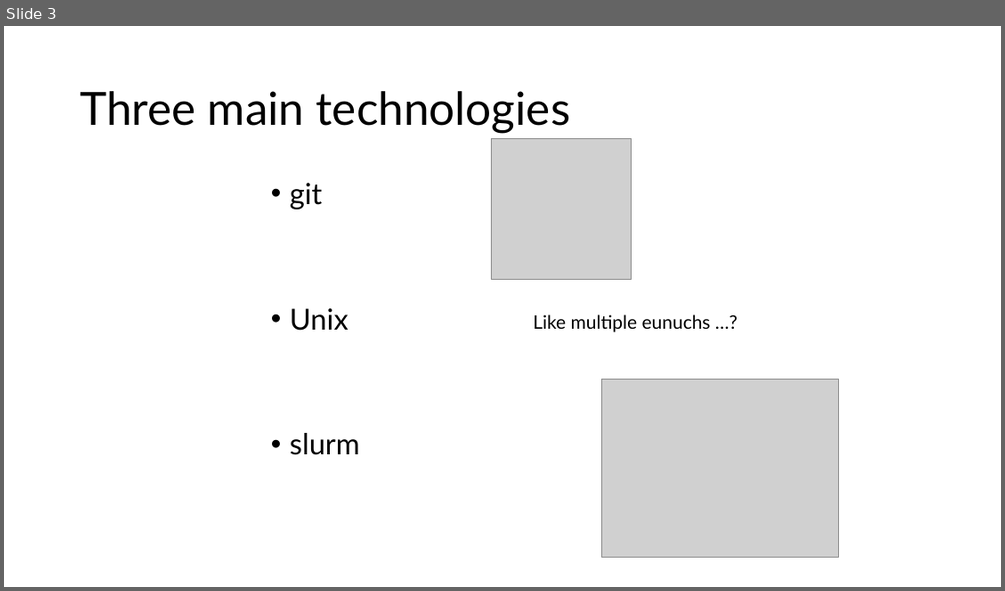
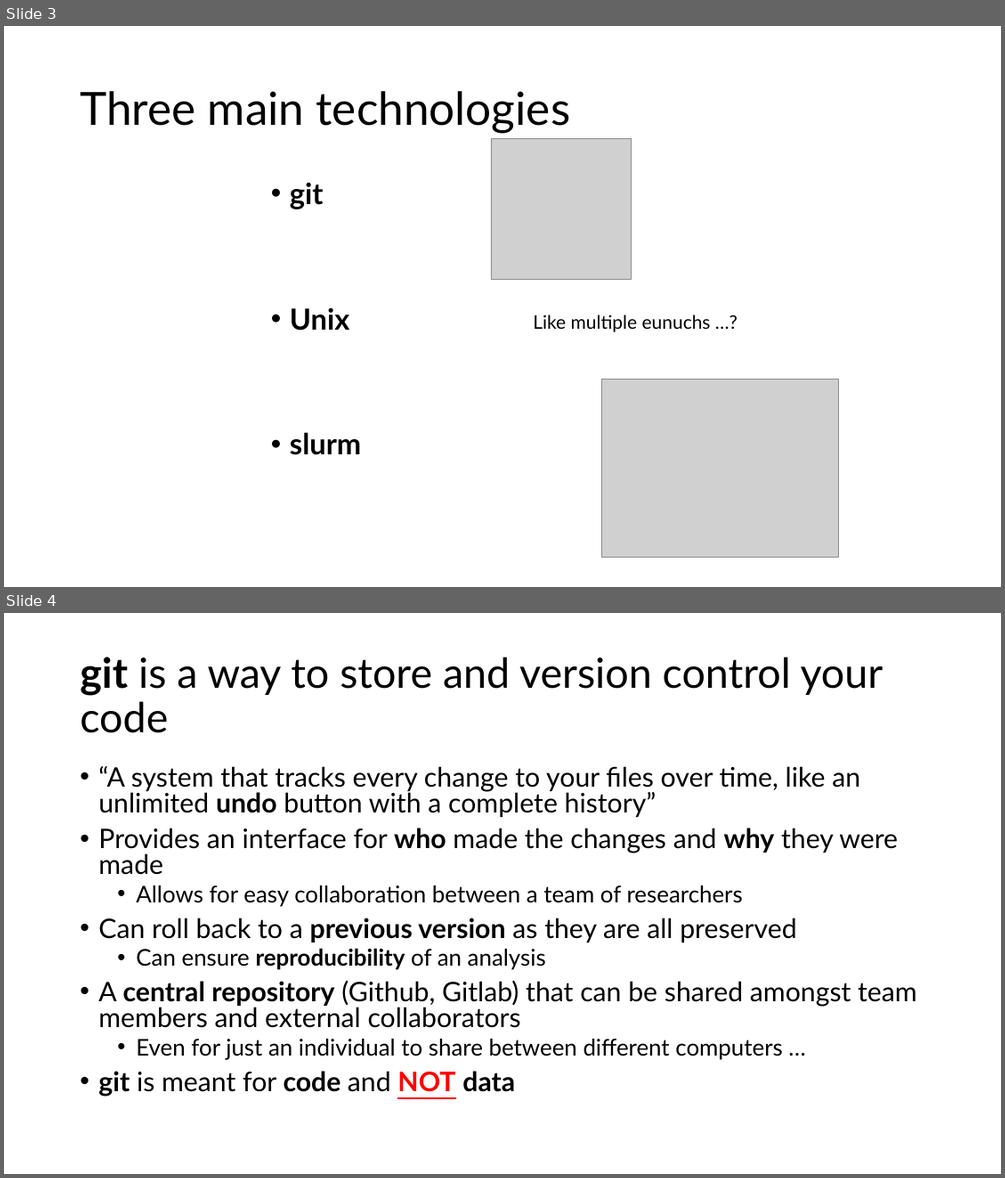
Before and after one commit to lawsonvt/rivanna_slurm_git_tutorial, a slide deck: tutorial_slides.pptx. Shown one above the other, each under a label of ours: slide 3 before the commit, slides 3 and 4 after it. The pictures are 1005x591 and 1005x1178 pixels, drawn with LibreOffice and Linux fonts; fonts in the diff are those of the drawing; grey boxes stand for pictures. Boxes give left, top, right and bottom in pixels: in the first picture for what was removed or moved away, otherwise in the second. Text is boxed around its words. In the diff, an @@ line names an element or a change of style, - is before the commit and + after.

```diff
--- a/tutorial_slides.pptx
+++ b/tutorial_slides.pptx
@@ slide 4 added at [4,613,1001,1174], background #FFFFFF @@
@@ title added at [80,657,883,733], 40 pt, text #000000 @@
+git is a way to store and version control your code
@@ text added at [98,766,917,1095], 25.9 pt, text #000000 @@
+• “A system that tracks every change to your files over time, like an unlimited undo button with a complete history”
+• Provides an interface for who made the changes and why they were made
+  • Allows for easy collaboration between a team of researchers
+• Can roll back to a previous version as they are all preserved
+  • Can ensure reproducibility of an analysis
+• A central repository (Github, Gitlab) that can be shared amongst team members and external collaborators
+  • Even for just an individual to share between different computers …
+• git is meant for code and NOT data
@@ slide 3 changed as well @@
@@ text "git" at [290,183,361,455]: bold on @@
```
Also in this commit, not shown: 2 other slides changed, 5 other slides added.
